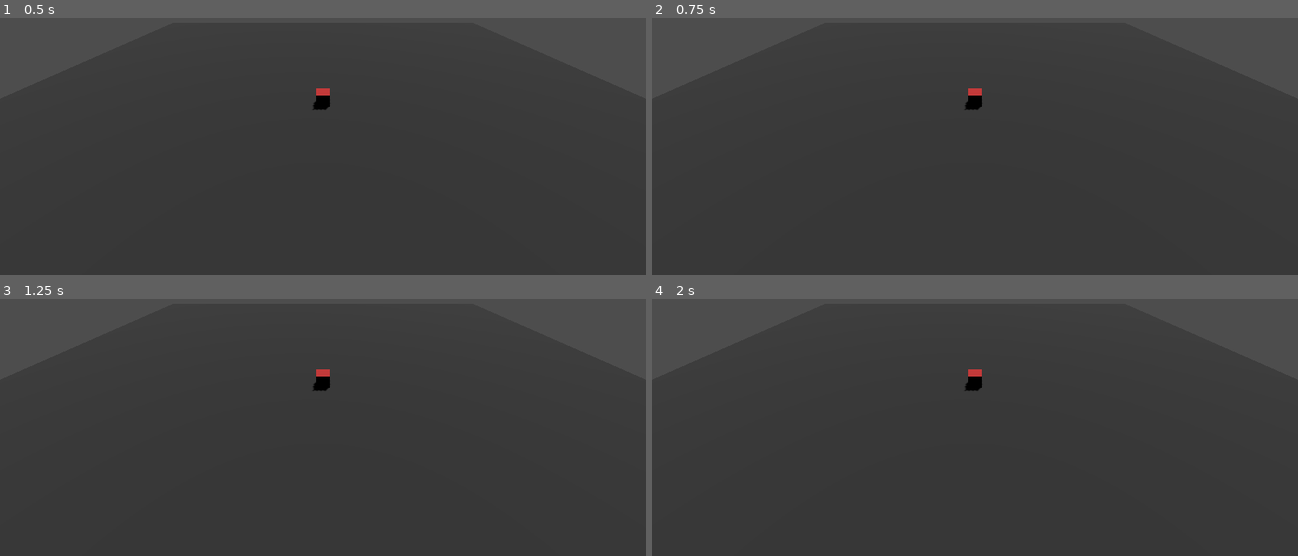
Above: before the commit, frames 1-4 (two rows, left to right).
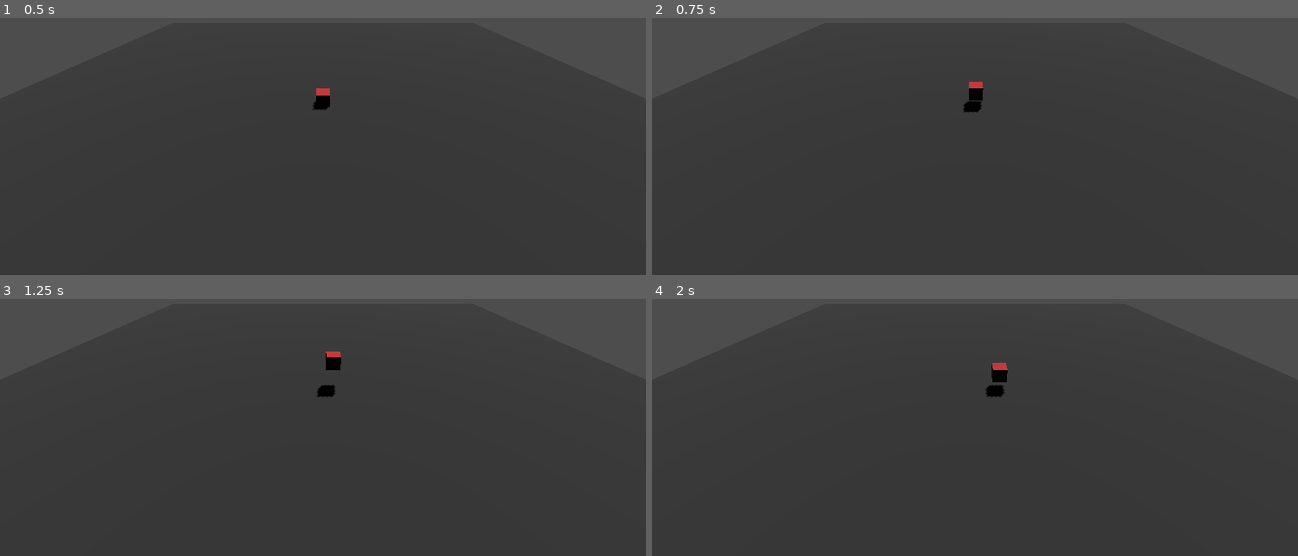
Above: after the commit, the same moments.

Repository: dfrer/BlastCave
Game: Godot game, scene res://scenes/main.tscn
Two runs of this game, one before a commit and one after it. Both use one fixed random seed, a clock stepped at 60 frames per second and the inputs below.
Inputs (mouse positions are in pixels of both pictures, inside the frame that each line leads up to):
- Up to frame 1 (0.5 s): no input
- Up to frame 2 (0.75 s): tap Enter at 0.5 s; move the mouse to (1117, 74) at 0.52 s; hold D (move_right, bound only after the commit) from 0.53 s (still down); tap Space (move_jump, bound only after the commit) at 0.6 s; click (1117, 74) at 0.67 s
- Up to frame 3 (1.25 s): keep holding D (move_right, bound only after the commit); tap Space (move_jump, bound only after the commit) at 0.77, 1.07 s
- Up to frame 4 (2 s): move the mouse to (845, 391) at 1.27 s; release D (move_right, bound only after the commit) at 1.28 s; hold S (move_back, bound only after the commit) from 1.28 s (still down); tap 1 at 1.35 s; tap Space (move_jump, bound only after the commit) at 1.52, 1.55, 1.82 s

Frame 1 is identical in both runs. In frame 2, 0.2% of the frame differs, in the area x 48-52%, y 24-37%; in frame 3, 0.4%; in frame 4, 0.5%, in the area x 48-56%, y 24-39%.

Commit message:
Add player movement input controls

Diff:
--- a/project.godot
+++ b/project.godot
@@ -14,6 +14,34 @@
 run/main_scene="res://scenes/main.tscn"
 config/features=PackedStringArray("4.5", "Forward Plus")
 
+[input]
+
+move_forward={
+"deadzone": 0.5,
+"events": [Object(InputEventKey,"physical_keycode":4194320,"keycode":87,"pressed":false,"unicode":119,"location":0,"echo":false,"script":null)
+]
+}
+move_back={
+"deadzone": 0.5,
+"events": [Object(InputEventKey,"physical_keycode":4194322,"keycode":83,"pressed":false,"unicode":115,"location":0,"echo":false,"script":null)
+]
+}
+move_left={
+"deadzone": 0.5,
+"events": [Object(InputEventKey,"physical_keycode":4194319,"keycode":65,"pressed":false,"unicode":97,"location":0,"echo":false,"script":null)
+]
+}
+move_right={
+"deadzone": 0.5,
+"events": [Object(InputEventKey,"physical_keycode":4194321,"keycode":68,"pressed":false,"unicode":100,"location":0,"echo":false,"script":null)
+]
+}
+move_jump={
+"deadzone": 0.5,
+"events": [Object(InputEventKey,"physical_keycode":4194332,"keycode":32,"pressed":false,"unicode":32,"location":0,"echo":false,"script":null)
+]
+}
+
 [rendering]
 
 renderer/rendering_method="mobile"
--- a/scripts/player/character_object.gd
+++ b/scripts/player/character_object.gd
@@ -10,12 +10,17 @@
 var pin_cooldown_remaining: float = 0.0
 
 var characters_data: Dictionary = {}
+var movement_controller: PlayerMovement
 
 func _ready():
 	_load_characters()
 	# Optional: Set default if not set by run_start
 	if current_character_id == "":
 		set_character("core")
+	if not movement_controller:
+		movement_controller = PlayerMovement.new()
+		movement_controller.name = "PlayerMovement"
+		add_child(movement_controller)
 
 func _load_characters():
 	var file = FileAccess.open("res://data/characters.json", FileAccess.READ)
@@ -60,6 +65,8 @@
 	return current_character_id
 
 func _physics_process(delta):
+	if movement_controller and not is_pinned:
+		movement_controller.apply_movement(self, delta)
 	# Ability: Gyro Stabilize
 	if ability == "gyro_stabilize":
 		angular_velocity *= 0.95
--- /dev/null
+++ b/scripts/player/player_movement.gd
@@ -0,0 +1,52 @@
+extends Node
+class_name PlayerMovement
+
+@export var move_impulse: float = 8.0
+@export var air_control_multiplier: float = 0.35
+@export var jump_impulse: float = 6.0
+@export var grounded_linear_damp: float = 1.5
+@export var airborne_linear_damp: float = 0.1
+@export var max_ground_speed: float = 12.0
+@export var ground_check_distance: float = 0.6
+
+func apply_movement(body: RigidBody3D, delta: float) -> void:
+	if not body:
+		return
+	var grounded = _is_grounded(body)
+	body.linear_damp = grounded_linear_damp if grounded else airborne_linear_damp
+
+	var input_dir = _get_input_direction(body)
+	if input_dir != Vector3.ZERO:
+		var speed = body.linear_velocity.length()
+		var impulse_scale = 1.0
+		if grounded:
+			if speed > max_ground_speed:
+				impulse_scale = 0.2
+		else:
+			impulse_scale = air_control_multiplier
+		var impulse = input_dir.normalized() * move_impulse * impulse_scale * delta
+		body.apply_central_impulse(impulse)
+
+	if grounded and Input.is_action_just_pressed("move_jump"):
+		body.apply_central_impulse(Vector3.UP * jump_impulse)
+
+func _get_input_direction(body: RigidBody3D) -> Vector3:
+	var dir = Vector3.ZERO
+	if Input.is_action_pressed("move_forward"):
+		dir += -body.global_transform.basis.z
+	if Input.is_action_pressed("move_back"):
+		dir += body.global_transform.basis.z
+	if Input.is_action_pressed("move_left"):
+		dir += -body.global_transform.basis.x
+	if Input.is_action_pressed("move_right"):
+		dir += body.global_transform.basis.x
+	return dir
+
+func _is_grounded(body: RigidBody3D) -> bool:
+	var space_state = body.get_world_3d().direct_space_state
+	var from = body.global_transform.origin
+	var to = from + Vector3.DOWN * ground_check_distance
+	var query = PhysicsRayQueryParameters3D.create(from, to)
+	query.exclude = [body]
+	var result = space_state.intersect_ray(query)
+	return not result.is_empty()
